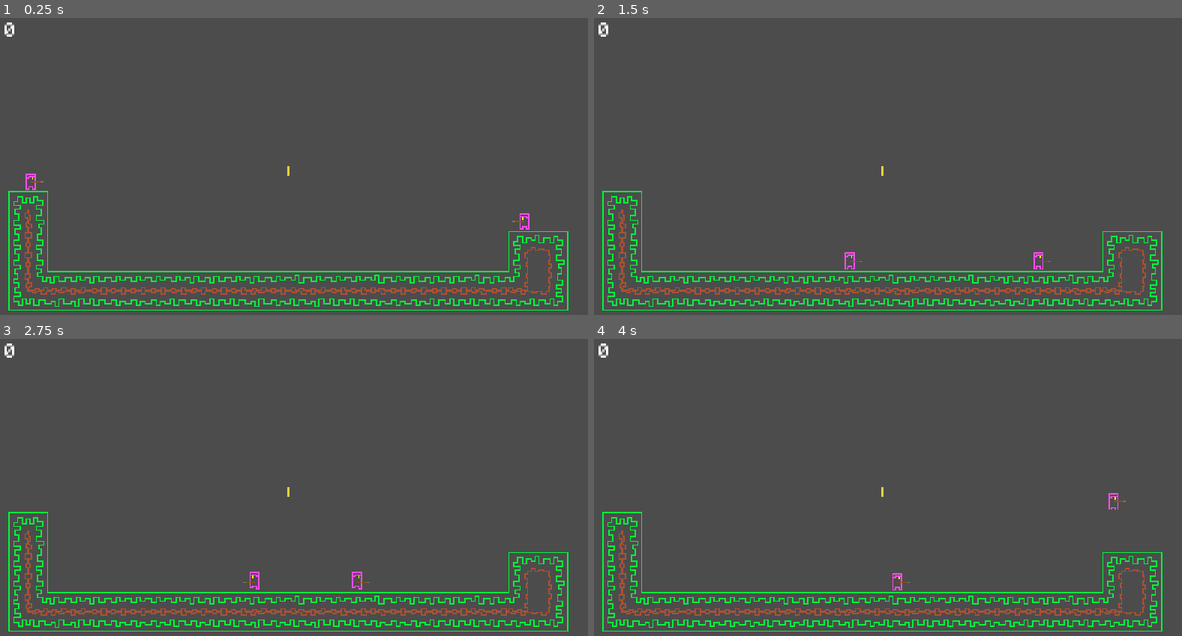
Above: before the commit, frames 1-4 (two rows, left to right).
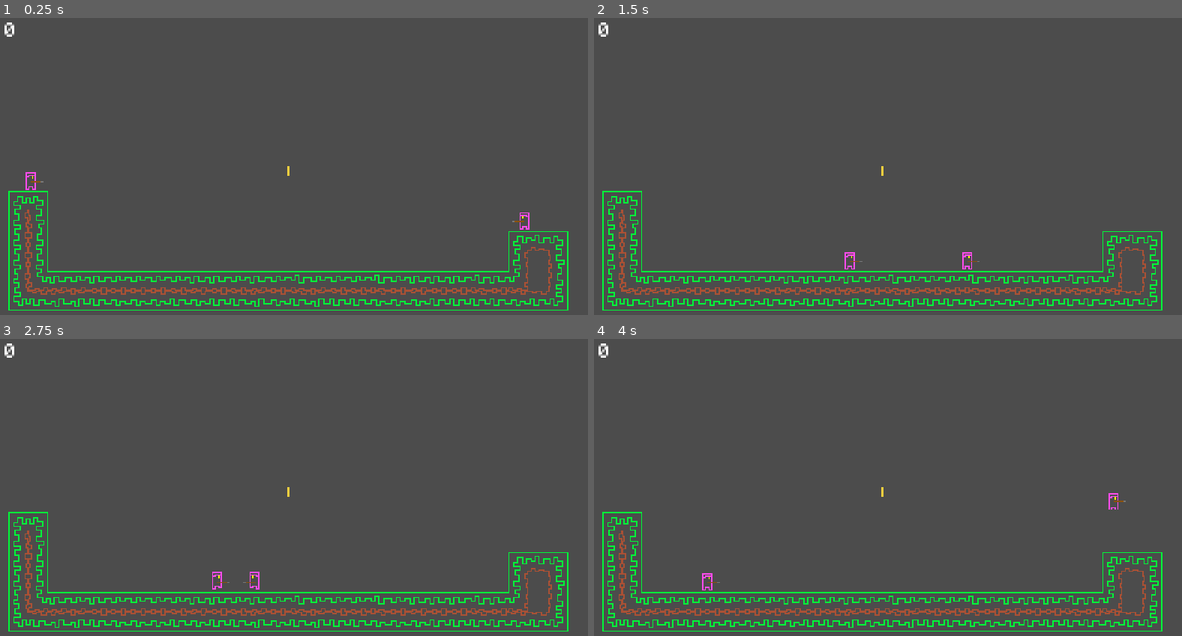
Above: after the commit, the same moments.

Repository: FoxRox87/Platformer2
Game: Godot game, scene res://Levels/Level01.tscn
Same seed, same stepped clock (60 frames per second), same inputs: the game is played once before the commit and once after it. Sound files missing from this copy of the repository are replaced by a short silence.
Inputs:
- Up to frame 1 (0.25 s): no input
- Up to frame 2 (1.5 s): tap Enter at 0.5 s; hold Left (move_left2) 0.53-1.28 s; hold D (move_right) from 0.53 s (still down); tap W (jump) at 0.77 s; tap Right (move_right2) at 0.8, 1.35 s
- Up to frame 3 (2.75 s): tap W (jump) at 1.52 s; tap Left (move_left2) at 1.55 s; release D (move_right) at 2.03 s; hold A (move_left) from 2.03 s (still down); hold Left (move_left2) from 2.03 s (still down); tap Right (move_right2) at 2.3 s
- Up to frame 4 (4 s): release A (move_left) at 2.78 s; release Left (move_left2) at 2.78 s; hold D (move_right) from 2.78 s (still down); tap Right (move_right2) at 2.85, 3.8 s; tap W (jump) at 3.02, 3.77 s; tap Left (move_left2) at 3.05 s; hold Left (move_left2) from 3.53 s (still down)

The runs differ from the first frame. In frame 1, less than 0.1% of the frame differs, in the area x 4-91%, y 51-69%; in frame 2, 0.1%; in frame 3, 0.1%; in frame 4, 0.1%, in the area x 18-54%, y 78-85%.

Commit message:
Pushback funktioniert

Diff:
--- /dev/null
+++ b/Levels/Level01.gd
@@ -0,0 +1,5 @@
+extends Node2D
+
+func _ready():
+	if Input.is_action_pressed("restart"):
+		get_tree().reload_current_scene()
--- a/Objects/Player.gd
+++ b/Objects/Player.gd
@@ -6,20 +6,14 @@
 export var max_speed := 200
 export var acceleration := 100
 export var deacceleration := 50
-export var push_back := Vector2 (-300,-200)
-
+export var push_back := Vector2 (500,150)
 
 var velocity := Vector2.ZERO
 var rDirection = true
 
 func _physics_process(delta: float) -> void:
 
-#	velocity.x = 0
-#
-#	if Input.is_action_pressed("move_right"):
-#		velocity.x += move_speed
-#	if Input.is_action_pressed("move_left"):
-#		velocity.x -= move_speed
+
 	if Input.is_action_pressed("move_right") and velocity.x < max_speed:
 		velocity.x += acceleration
 	if is_on_floor() and velocity.x > 0:
@@ -30,7 +24,8 @@
 	if is_on_floor() and velocity.x < 0:
 		velocity.x += deacceleration
 
-	print(velocity.x)
+
+#	print(velocity.x)
 
 	velocity.y += gravity * delta
 
@@ -71,9 +66,15 @@
 		print("Player 1 wins bitches")
 
 
-
-
 func _on_WeaponArea_area_entered(area) -> void:
 
-	if area.is_in_group("Weapon"):
-		velocity += push_back
+	if area.is_in_group("Weapon") and rDirection == true:
+			velocity -= push_back
+
+	elif area.is_in_group("Weapon") and rDirection == false:
+			velocity += push_back
+
+#		var impulse = get_transform().translated(-get_transform().origin) * push_back
+#		velocity = -impulse
+#		velocity = -push_back
+	print(velocity)
--- a/Objects/Player.tscn
+++ b/Objects/Player.tscn
@@ -58,7 +58,7 @@
 extents = Vector2( 4.005, 7 )
 
 [sub_resource type="RectangleShape2D" id=11]
-extents = Vector2( 1.59858, 0.901929 )
+extents = Vector2( 4.82978, 0.901929 )
 
 [node name="Player" type="KinematicBody2D"]
 script = ExtResource( 2 )
@@ -66,7 +66,6 @@
 [node name="AnimatedSprite" type="AnimatedSprite" parent="."]
 frames = SubResource( 9 )
 animation = "idle"
-frame = 1
 playing = true
 
 [node name="CollisionPlayer" type="CollisionShape2D" parent="."]
@@ -83,7 +82,8 @@
 position = Vector2( 3.91939, 2.68878 )
 
 [node name="CollisionWeapon" type="CollisionShape2D" parent="WeaponArea"]
-position = Vector2( 3.98415, -1.65532 )
+position = Vector2( 2.03521, -1.53255 )
+scale = Vector2( 0.600001, 3.4 )
 shape = SubResource( 11 )
 
 [connection signal="area_entered" from="WeaponArea" to="WeaponArea" method="_on_WeaponArea_area_entered"]
--- a/Objects/Player2.gd
+++ b/Objects/Player2.gd
@@ -1,9 +1,11 @@
 extends KinematicBody2D
 
-
-export var move_speed := 100
 export var gravity := 2000
 export var jump_speed := 500
+export var max_speed := 200
+export var acceleration := 100
+export var deacceleration := 50
+export var push_back := Vector2 (500,150)
 
 
 var velocity := Vector2.ZERO
@@ -14,12 +16,15 @@
 
 func _physics_process(delta: float) -> void:
 
-	velocity.x = 0
+	if Input.is_action_pressed("move_right2") and velocity.x < max_speed:
+		velocity.x += acceleration
+	if is_on_floor() and velocity.x > 0:
+		velocity.x -= deacceleration
 
-	if Input.is_action_pressed("move_right2"):
-		velocity.x += move_speed
-	if Input.is_action_pressed("move_left2"):
-		velocity.x -= move_speed
+	if Input.is_action_pressed("move_left2") and velocity.x > -max_speed:
+		velocity.x -= acceleration
+	if is_on_floor() and velocity.x < 0:
+		velocity.x += deacceleration
 
 	velocity.y += gravity * delta
 
@@ -52,8 +57,18 @@
 		lDirection = false
 
 
+
 func _on_WeaponArea_body_entered(body):
 
 	if body.name == "Player":
 		get_tree().paused = true
 		print("Player 2 wins bitches")
+func _on_WeaponArea_area_entered(area) -> void:
+
+	if area.is_in_group("Weapon") and lDirection == true:
+			velocity += push_back
+	elif area.is_in_group("Weapon") and lDirection == false:
+			velocity -= push_back
+#		var impulse = get_transform().translated(-get_transform().origin) * push_back
+#		velocity = -impulse
+##		velocity += push_back
--- a/project.godot
+++ b/project.godot
@@ -59,6 +59,11 @@
 "events": [ Object(InputEventKey,"resource_local_to_scene":false,"resource_name":"","device":0,"alt":false,"shift":false,"control":false,"meta":false,"command":false,"pressed":false,"scancode":16777232,"unicode":0,"echo":false,"script":null)
  ]
 }
+restart={
+"deadzone": 0.5,
+"events": [ Object(InputEventKey,"resource_local_to_scene":false,"resource_name":"","device":0,"alt":false,"shift":false,"control":false,"meta":false,"command":false,"pressed":false,"scancode":82,"unicode":0,"echo":false,"script":null)
+ ]
+}
 
 [physics]
 
